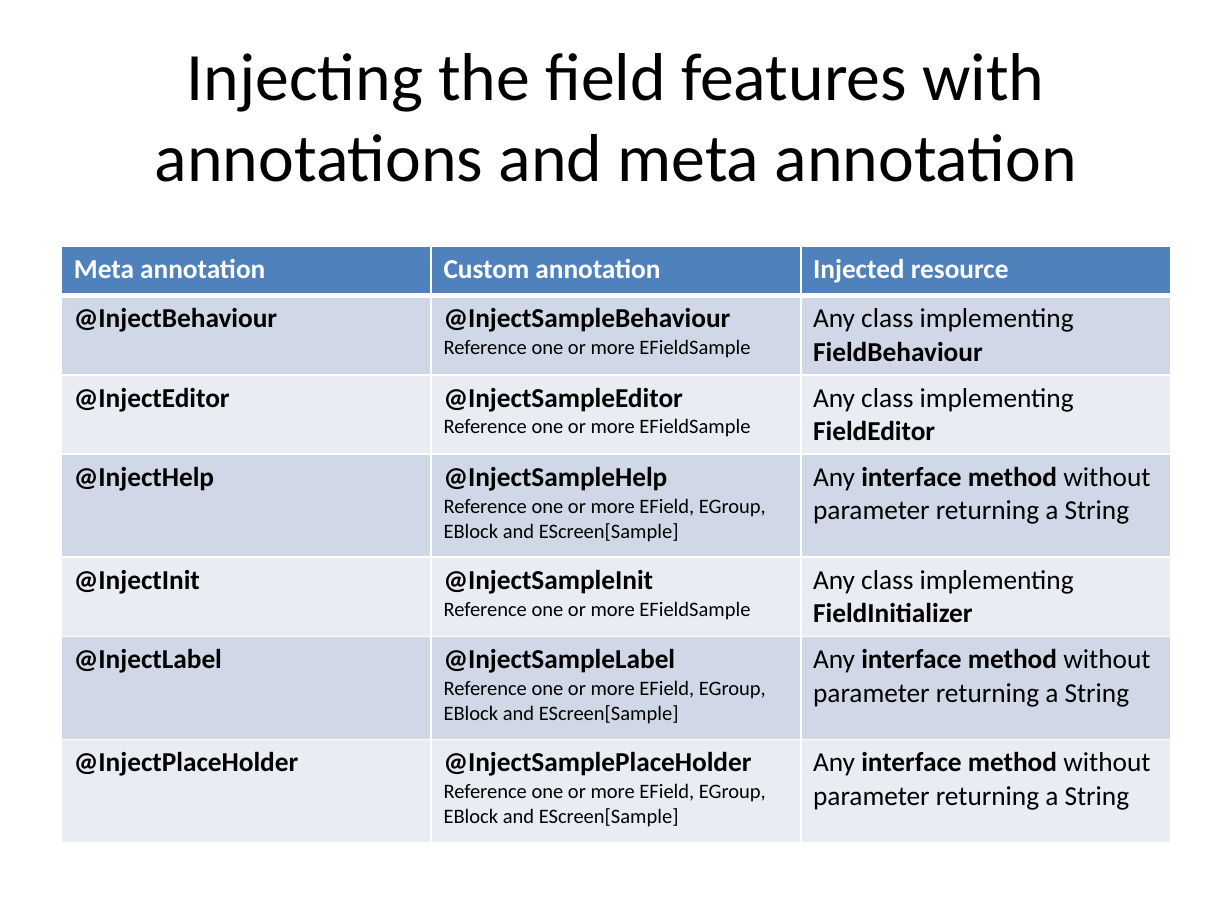
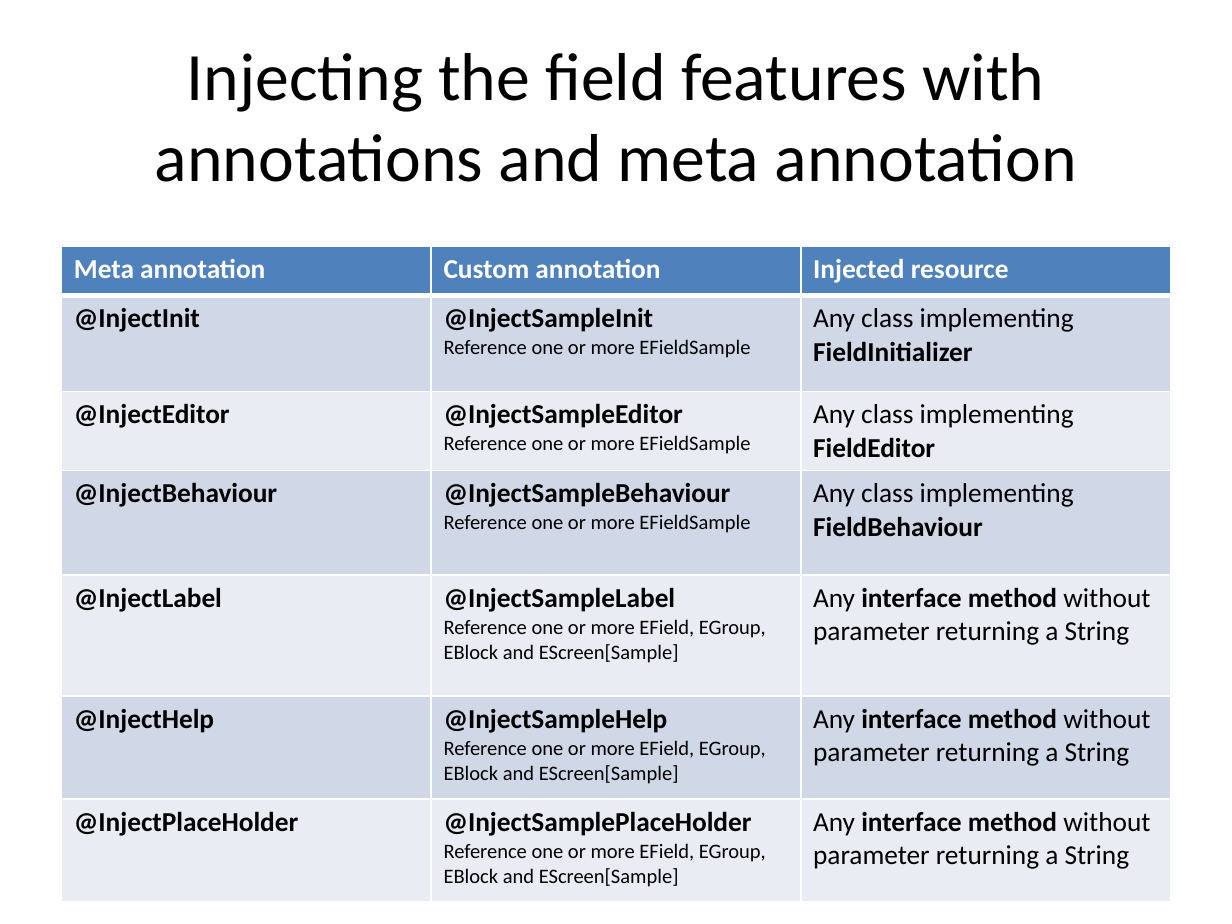
Before and after one commit to lesfurets/mdl4ui, a slide deck: slide 44 of mdl4ui-docs/mdl4ui_cg2013.pptx. Drawn at 1232x924 pixels with LibreOffice and Linux fonts; fonts in the diff are those of the drawing. Boxes give left, top, right and bottom in pixels: in the first picture for what was removed or moved away, otherwise in the second. Text is boxed around its words. In the diff, an @@ line names an element or a change of style, - is before the commit and + after.

```diff
--- a/mdl4ui-docs/mdl4ui_cg2013.pptx
+++ b/mdl4ui-docs/mdl4ui_cg2013.pptx
@@ table at bbox=[62, 246, 1170, 897] @@
+row 2: @InjectInit | @InjectSampleInit / Reference one or more EFieldSample | Any class implementing FieldInitializer
+row 3: @InjectEditor | @InjectSampleEditor / Reference one or more EFieldSample | Any class implementing FieldEditor
-row 3: @InjectEditor | @InjectSampleEditor / Reference one or more EFieldSample | Any class implementing FieldEditor
+row 5: @InjectLabel | @InjectSampleLabel / Reference one or more EField, EGroup, EBlock and EScreen[Sample] | Any interface method without parameter returning a String
-row 5: @InjectInit | @InjectSampleInit / Reference one or more EFieldSample | Any class implementing FieldInitializer
-row 6: @InjectLabel | @InjectSampleLabel / Reference one or more EField, EGroup, EBlock and EScreen[Sample] | Any interface method without parameter returning a String
```
Also in this commit, not shown: 4 other slides changed, 1 other file.
